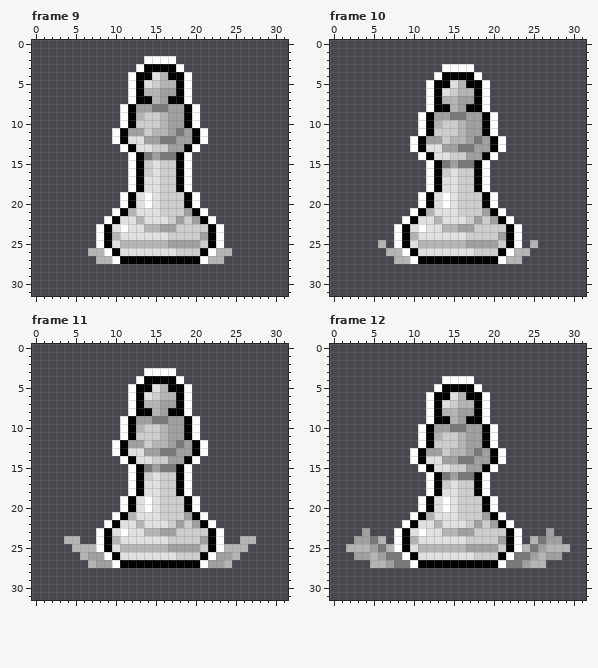
Pixel-art file -- Assets/Sprites/Sprites-Animation/Pieces/Pieces Dropping In/Aseprite Files/White King Landing.aseprite. This is how it looked before the edit.
32x32 pixels, 18 frames. Shown: frame 9, frame 10, frame 11, frame 12. The commit also changed other frames, which this record leaves out.
After:
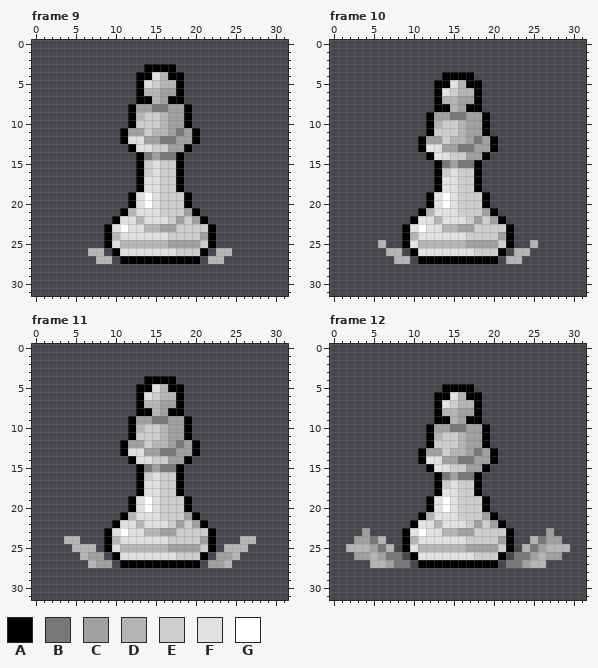
Palette (. is transparent): A #000000  B #787878  C #a0a0a0  D #b4b4b4  E #cdcdcd  F #e1e1e1  G #ffffff
Changes in this commit:
--- frame 9
@@ x 6..25 @@
  1 ....................
- 2 ........GGGG........
- 3 .......GAAAAG.......
- 4 ......GAAFDAAG......
- 5 ......GAFEDDAG......
- 6 ......GADDCCAG......
- 7 ......GAADCAAG......
- 8 .....GACCBBCCAG.....
- 9 .....GADEEDCCAG.....
-10 .....GAEEEDCCAG.....
-11 ....GACCEDDCBCAG....
-12 ....GAFFCCBBCCAG....
-13 .....GAFFEECCAG.....
-14 ......GABCBBAG......
-15 ......GAEFEEAG......
-16 ......GAEFEEAG......
-17 ......GAFFEEAG......
-18 ......GAFFEEAG......
-19 .....GAFGFEEEAG.....
-20 .....GAFGFEEEAG.....
-21 ....GADFFFEEECAG....
-22 ...GAFFDFFFECECAG...
-23 ..GAFGFFDDCCEEEEAG..
-24 ..GADFFFFFFEEEECAG..
-25 ..GAFDDDDDDCCCCEAG..
-26 .DDGAFFFFFFFEEEAGDD.
-27 ..DDGAAAAAAAAAAGDD..
+ 2 ....................
+ 3 ........AAAA........
+ 4 .......AAFDAA.......
+ 5 .......AFEDDA.......
+ 6 .......ADDCCA.......
+ 7 .......AADCAA.......
+ 8 ......ACCBBCCA......
+ 9 ......ADEEDCCA......
+10 ......AEEEDCCA......
+11 .....ACCEDDCBCA.....
+12 .....AFFCCBBCCA.....
+13 ......AFFEECCA......
+14 .......ABCBBA.......
+15 .......AEFEEA.......
+16 .......AEFEEA.......
+17 .......AFFEEA.......
+18 .......AFFEEA.......
+19 ......AFGFEEEA......
+20 ......AFGFEEEA......
+21 .....ADFFFEEECA.....
+22 ....AFFDFFFECECA....
+23 ...AFGFFDDCCEEEEA...
+24 ...ADFFFFFFEEEECA...
+25 ...AFDDDDDDCCCCEA...
+26 .DD.AFFFFFFFEEEA.DD.
+27 ..DD.AAAAAAAAAA.DD..
 28 ....................
--- frame 10
@@ x 6..25 @@
  2 ....................
- 3 ........GGGG........
- 4 .......GAAAAG.......
- 5 ......GAAFDAAG......
- 6 ......GAFEDDAG......
- 7 ......GADDCCAG......
- 8 ......GAADCAAG......
- 9 .....GACCBBCCAG.....
-10 .....GADEEDCCAG.....
-11 .....GAEEEDCCAG.....
-12 ....GACCEDDCBCAG....
-13 ....GAFFCCBBCCAG....
-14 .....GAFFEECCAG.....
-15 ......GABCBBAG......
-16 ......GAEFEEAG......
-17 ......GAFFEEAG......
-18 ......GAFFEEAG......
-19 .....GAFGFEEEAG.....
-20 .....GAFGFEEEAG.....
-21 ....GADFFFEEECAG....
-22 ...GAFFDFFFECECAG...
-23 ..GAFGFFDDCCEEEEAG..
-24 ..GADFFFFFFEEEECAG..
-25 D.GAFDDDDDDCCCCEAG.D
-26 .DDGAFFFFFFFEEEAGDD.
-27 ..DDGAAAAAAAAAAGDD..
+ 3 ....................
+ 4 ........AAAA........
+ 5 .......AAFDAA.......
+ 6 .......AFEDDA.......
+ 7 .......ADDCCA.......
+ 8 .......AADCAA.......
+ 9 ......ACCBBCCA......
+10 ......ADEEDCCA......
+11 ......AEEEDCCA......
+12 .....ACCEDDCBCA.....
+13 .....AFFCCBBCCA.....
+14 ......AFFEECCA......
+15 .......ABCBBA.......
+16 .......AEFEEA.......
+17 .......AFFEEA.......
+18 .......AFFEEA.......
+19 ......AFGFEEEA......
+20 ......AFGFEEEA......
+21 .....ADFFFEEECA.....
+22 ....AFFDFFFECECA....
+23 ...AFGFFDDCCEEEEA...
+24 ...ADFFFFFFEEEECA...
+25 D..AFDDDDDDCCCCEA..D
+26 .DD.AFFFFFFFEEEA.DD.
+27 ..DD.AAAAAAAAAA.DD..
 28 ....................
--- frame 11
@@ x 6..25 @@
  2 ....................
- 3 ........GGGG........
- 4 .......GAAAAG.......
- 5 ......GAAFDAAG......
- 6 ......GAFEDDAG......
- 7 ......GADDCCAG......
- 8 ......GAADCAAG......
- 9 .....GACCBBCCAG.....
-10 .....GADEEDCCAG.....
-11 .....GAEEEDCCAG.....
-12 ....GACCEDDCBCAG....
-13 ....GAFFCCBBCCAG....
-14 .....GAFFEECCAG.....
-15 ......GABCBBAG......
-16 ......GAEFEEAG......
-17 ......GAFFEEAG......
-18 ......GAFFEEAG......
-19 .....GAFGFEEEAG.....
-20 .....GAFGFEEEAG.....
-21 ....GADFFFEEECAG....
-22 ...GAFFDFFFECECAG...
-23 ..GAFGFFDDCCEEEEAG..
-24 ..GADFFFFFFEEEECAG..
-25 DDGAFDDDDDDCCCCEAGDD
-26 DCCGAFFFFFFFEEEAGCCD
-27 .DCCGAAAAAAAAAAGCCD.
+ 3 ....................
+ 4 ........AAAA........
+ 5 .......AAFDAA.......
+ 6 .......AFEDDA.......
+ 7 .......ADDCCA.......
+ 8 .......AADCAA.......
+ 9 ......ACCBBCCA......
+10 ......ADEEDCCA......
+11 ......AEEEDCCA......
+12 .....ACCEDDCBCA.....
+13 .....AFFCCBBCCA.....
+14 ......AFFEECCA......
+15 .......ABCBBA.......
+16 .......AEFEEA.......
+17 .......AFFEEA.......
+18 .......AFFEEA.......
+19 ......AFGFEEEA......
+20 ......AFGFEEEA......
+21 .....ADFFFEEECA.....
+22 ....AFFDFFFECECA....
+23 ...AFGFFDDCCEEEEA...
+24 ...ADFFFFFFEEEECA...
+25 DD.AFDDDDDDCCCCEA.DD
+26 DCC.AFFFFFFFEEEA.CCD
+27 .DCC.AAAAAAAAAA.CCD.
 28 ....................
--- frame 12
@@ x 6..25 @@
  3 ....................
- 4 ........GGGG........
- 5 .......GAAAAG.......
- 6 ......GAAFDAAG......
- 7 ......GAFEDDAG......
- 8 ......GADDCCAG......
- 9 ......GAADCAAG......
-10 .....GACCBBCCAG.....
-11 .....GADEEDCCAG.....
-12 .....GAEEEDCCAG.....
-13 ....GACCEDDCBCAG....
-14 ....GAFFCCBBCCAG....
-15 .....GAFFEECCAG.....
-16 ......GABCBBAG......
-17 ......GAEFEEAG......
-18 ......GAFFEEAG......
-19 .....GAFGFEEEAG.....
-20 .....GAFGFEEEAG.....
-21 ....GADFFFEEECAG....
-22 ...GAFFDFFFECECAG...
-23 ..GAFGFFDDCCEEEEAG..
-24 D.GADFFFFFFEEEECAG.D
-25 BDGAFDDDDDDCCCCEAGDB
-26 CBBGAFFFFFFFEEEAGBBC
-27 DCBBGAAAAAAAAAAGBBCD
+ 4 ....................
+ 5 ........AAAA........
+ 6 .......AAFDAA.......
+ 7 .......AFEDDA.......
+ 8 .......ADDCCA.......
+ 9 .......AADCAA.......
+10 ......ACCBBCCA......
+11 ......ADEEDCCA......
+12 ......AEEEDCCA......
+13 .....ACCEDDCBCA.....
+14 .....AFFCCBBCCA.....
+15 ......AFFEECCA......
+16 .......ABCBBA.......
+17 .......AEFEEA.......
+18 .......AFFEEA.......
+19 ......AFGFEEEA......
+20 ......AFGFEEEA......
+21 .....ADFFFEEECA.....
+22 ....AFFDFFFECECA....
+23 ...AFGFFDDCCEEEEA...
+24 D..ADFFFFFFEEEECA..D
+25 BD.AFDDDDDDCCCCEA.DB
+26 CBB.AFFFFFFFEEEA.BBC
+27 DCBB.AAAAAAAAAA.BBCD
 28 ....................
